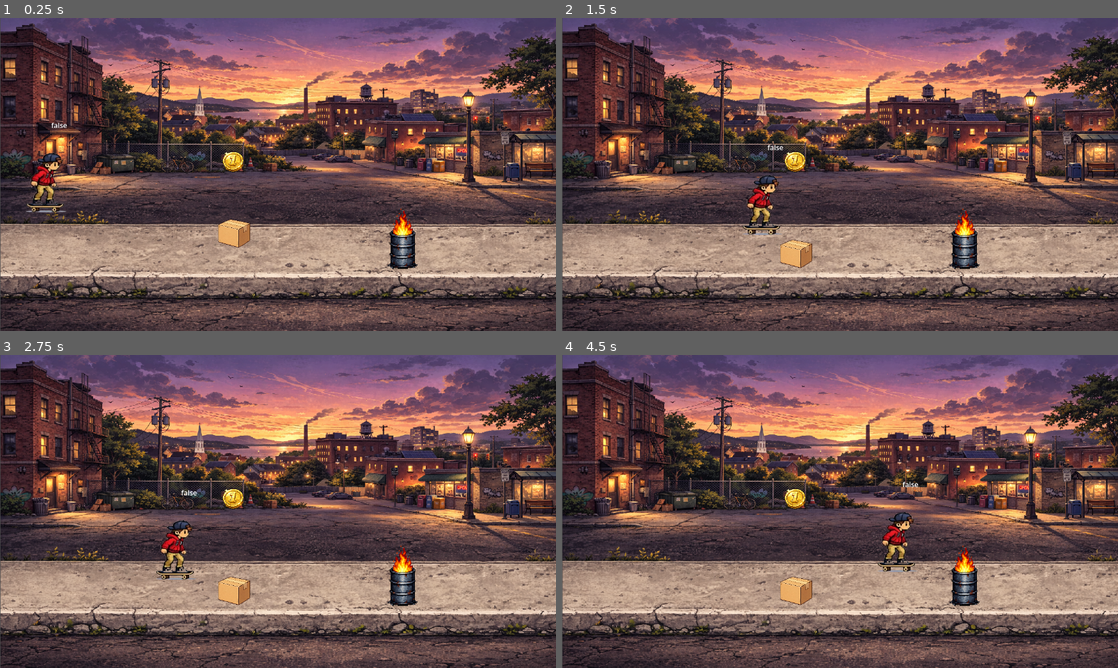
Above: before the commit, frames 1-4 (two rows, left to right).
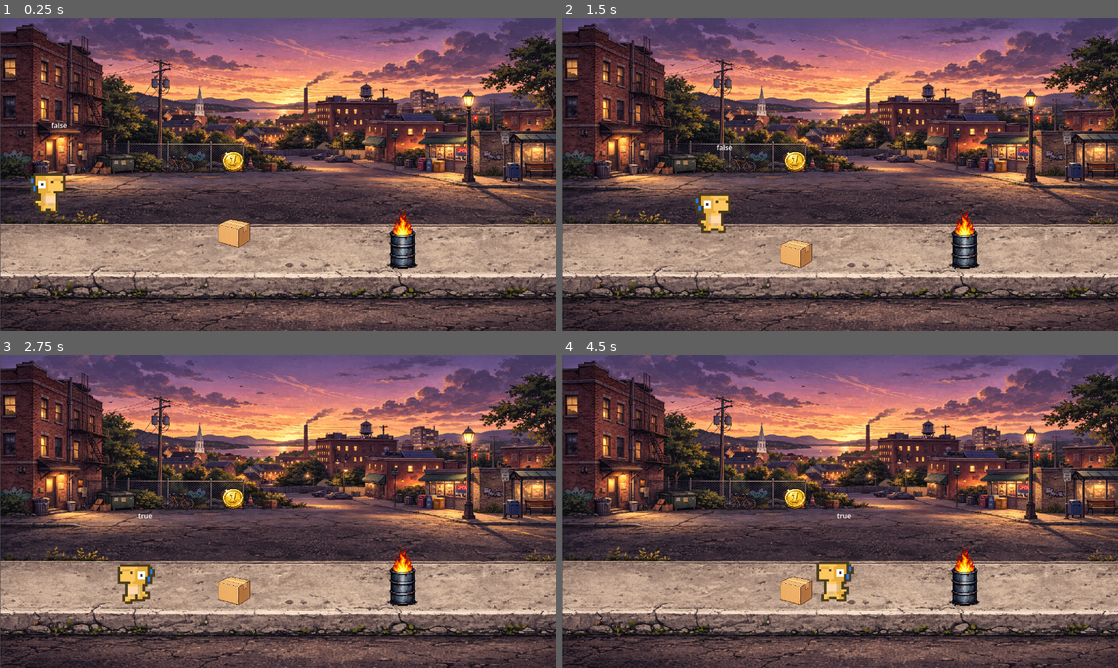
Above: after the commit, the same moments.

Repository: CCV-JamesNye/Game-Programming
Game: Godot game, scene res://Skater_Scroller.tscn
The game is run twice, just before and just after one commit, with the same random seed, the same clock (stepped at 60 frames per second) and the same inputs.
Inputs:
- Up to frame 1 (0.25 s): no input
- Up to frame 2 (1.5 s): hold Space (jump) 0.53-1.28 s; hold D (move_right) from 0.53 s (still down); tap Space (jump) at 1.35 s
- Up to frame 3 (2.75 s): tap Space (jump) at 1.52, 1.82 s; release D (move_right) at 2.03 s; hold A (move_left) from 2.03 s (still down); hold Space (jump) from 2.03 s (still down)
- Up to frame 4 (4.5 s): release A (move_left) at 2.78 s; release Space (jump) at 2.78 s; hold D (move_right) 2.78-4.28 s; tap Space (jump) at 2.85, 3.02, 3.32, 4.35 s; hold Space (jump) 3.53-4.28 s; hold A (move_left) from 4.28 s (still down)

The runs differ from the first frame. In frame 1, 0.9% of the frame differs, in the area x 4-12%, y 43-63%; in frame 2, 1.3%; in frame 3, 1.4%; in frame 4, 1.4%, in the area x 45-65%, y 40-79%.

Commit message:
player animation
this commit consists of adding a dino in and getting his walking and running animations in. changed his speed also.

Part of this commit has me trying to get skater-2 to work, as well. It didn't, so I moved onto putting in the dino for the sake of the assignment and understanding HOW to do the animation process and worrying about the art later.

also made sure dino would turn around when input left

Diff:
--- a/player-controller-prototype/Scripts/skater-character-body.gd
+++ b/player-controller-prototype/Scripts/skater-character-body.gd
@@ -3,9 +3,10 @@
 @onready var state_label: Label = $StateLabel
 
 #Speed
-@export var speed : float = 375
+@export var speed : float = 250
 @export var gravity : float = 980.0
 @export var jump_force : float = -400
+@onready var animated_sprite_2d: AnimatedSprite2D = $AnimatedSprite2D
 
 #Node enters scene tree
 func _ready() -> void:
@@ -32,6 +33,16 @@
 	if Input.is_action_pressed("move_left"):
 		direction.x -= 1
 
+	if direction != Vector2.ZERO:
+		animated_sprite_2d.play("run")
+		if direction.x <0:
+			animated_sprite_2d.flip_h = true
+		else:
+			animated_sprite_2d.flip_h = false
+	else:
+		animated_sprite_2d.play("idle")
+
+
 	velocity.x = direction.normalized().x * speed
 	move_and_slide()
 
--- a/player-controller-prototype/Skater_Scroller.tscn
+++ b/player-controller-prototype/Skater_Scroller.tscn
@@ -8,8 +8,7 @@
 [ext_resource type="Texture2D" uid="uid://7qec0m6eo6ik" path="res://Sprites/skater-nobackground.png" id="3_s1e06"]
 [ext_resource type="Script" uid="uid://dhha3cxule17j" path="res://area_2d.gd" id="4_1q155"]
 [ext_resource type="Texture2D" uid="uid://cga2b12olqdsi" path="res://environment/coin.png" id="5_4c7b1"]
-[ext_resource type="Texture2D" uid="uid://dui8yhvuuv4o6" path="res://Sprites/skater-idle-right.png" id="7_yra5w"]
-[ext_resource type="Texture2D" uid="uid://li41mluh3eoj" path="res://Sprites/skater-jump-right.png" id="8_qy5go"]
+[ext_resource type="Texture2D" uid="uid://dr2g2imidn253" path="res://Sprites/DinoSprites - tard.png" id="7_fvdt0"]
 
 [sub_resource type="WorldBoundaryShape2D" id="WorldBoundaryShape2D_u302n"]
 
@@ -21,76 +20,82 @@
 size = Vector2(74, 64)
 
 [sub_resource type="RectangleShape2D" id="RectangleShape2D_2cmkh"]
-size = Vector2(92, 157.5)
+size = Vector2(92, 96.5)
+
+[sub_resource type="AtlasTexture" id="AtlasTexture_yra5w"]
+atlas = ExtResource("7_fvdt0")
+region = Rect2(0, 0, 24, 24)
+
+[sub_resource type="AtlasTexture" id="AtlasTexture_qy5go"]
+atlas = ExtResource("7_fvdt0")
+region = Rect2(24, 0, 24, 24)
 
 [sub_resource type="AtlasTexture" id="AtlasTexture_2pwnx"]
-atlas = ExtResource("7_yra5w")
-region = Rect2(0, 0, 102, 408)
+atlas = ExtResource("7_fvdt0")
+region = Rect2(48, 0, 24, 24)
 
 [sub_resource type="AtlasTexture" id="AtlasTexture_ekyim"]
-atlas = ExtResource("7_yra5w")
-region = Rect2(102, 0, 102, 408)
+atlas = ExtResource("7_fvdt0")
+region = Rect2(72, 0, 24, 24)
+
+[sub_resource type="AtlasTexture" id="AtlasTexture_fvdt0"]
+atlas = ExtResource("7_fvdt0")
+region = Rect2(408, 0, 24, 24)
+
+[sub_resource type="AtlasTexture" id="AtlasTexture_axbyi"]
+atlas = ExtResource("7_fvdt0")
+region = Rect2(432, 0, 24, 24)
+
+[sub_resource type="AtlasTexture" id="AtlasTexture_amekx"]
+atlas = ExtResource("7_fvdt0")
+region = Rect2(480, 0, 24, 24)
+
+[sub_resource type="AtlasTexture" id="AtlasTexture_fv3ym"]
+atlas = ExtResource("7_fvdt0")
+region = Rect2(504, 0, 24, 24)
+
+[sub_resource type="AtlasTexture" id="AtlasTexture_voqv2"]
+atlas = ExtResource("7_fvdt0")
+region = Rect2(528, 0, 24, 24)
 
 [sub_resource type="AtlasTexture" id="AtlasTexture_bpwxn"]
-atlas = ExtResource("7_yra5w")
-region = Rect2(204, 0, 102, 408)
+atlas = ExtResource("7_fvdt0")
+region = Rect2(96, 0, 24, 24)
 
 [sub_resource type="AtlasTexture" id="AtlasTexture_fhasf"]
-atlas = ExtResource("7_yra5w")
-region = Rect2(306, 0, 102, 408)
+atlas = ExtResource("7_fvdt0")
+region = Rect2(120, 0, 24, 24)
 
 [sub_resource type="AtlasTexture" id="AtlasTexture_n0cra"]
-atlas = ExtResource("7_yra5w")
-region = Rect2(408, 0, 102, 408)
+atlas = ExtResource("7_fvdt0")
+region = Rect2(144, 0, 24, 24)
 
 [sub_resource type="AtlasTexture" id="AtlasTexture_togbu"]
-atlas = ExtResource("7_yra5w")
-region = Rect2(510, 0, 102, 408)
+atlas = ExtResource("7_fvdt0")
+region = Rect2(168, 0, 24, 24)
 
 [sub_resource type="AtlasTexture" id="AtlasTexture_f53ba"]
-atlas = ExtResource("8_qy5go")
-region = Rect2(0, 0, 102, 408)
+atlas = ExtResource("7_fvdt0")
+region = Rect2(192, 0, 24, 24)
 
 [sub_resource type="AtlasTexture" id="AtlasTexture_xmp0i"]
-atlas = ExtResource("8_qy5go")
-region = Rect2(102, 0, 102, 408)
-
-[sub_resource type="AtlasTexture" id="AtlasTexture_axbyi"]
-atlas = ExtResource("8_qy5go")
-region = Rect2(204, 0, 102, 408)
-
-[sub_resource type="AtlasTexture" id="AtlasTexture_amekx"]
-atlas = ExtResource("8_qy5go")
-region = Rect2(306, 0, 102, 408)
-
-[sub_resource type="AtlasTexture" id="AtlasTexture_fv3ym"]
-atlas = ExtResource("8_qy5go")
-region = Rect2(408, 0, 102, 408)
-
-[sub_resource type="AtlasTexture" id="AtlasTexture_voqv2"]
-atlas = ExtResource("8_qy5go")
-region = Rect2(510, 0, 102, 408)
-
-[sub_resource type="SpriteFrames" id="SpriteFrames_cau68"]
+atlas = ExtResource("7_fvdt0")
+region = Rect2(216, 0, 24, 24)
+
+[sub_resource type="SpriteFrames" id="SpriteFrames_axbyi"]
 animations = [{
 "frames": [{
 "duration": 1.0,
+"texture": SubResource("AtlasTexture_yra5w")
+}, {
+"duration": 1.0,
+"texture": SubResource("AtlasTexture_qy5go")
+}, {
+"duration": 1.0,
 "texture": SubResource("AtlasTexture_2pwnx")
 }, {
 "duration": 1.0,
 "texture": SubResource("AtlasTexture_ekyim")
-}, {
-"duration": 1.0,
-"texture": SubResource("AtlasTexture_bpwxn")
-}, {
-"duration": 1.0,
-"texture": SubResource("AtlasTexture_fhasf")
-}, {
-"duration": 1.0,
-"texture": SubResource("AtlasTexture_n0cra")
-}, {
-"duration": 1.0,
-"texture": SubResource("AtlasTexture_togbu")
 }],
 "loop": true,
 "name": &"idle",
@@ -98,10 +103,7 @@
 }, {
 "frames": [{
 "duration": 1.0,
-"texture": SubResource("AtlasTexture_f53ba")
-}, {
-"duration": 1.0,
-"texture": SubResource("AtlasTexture_xmp0i")
+"texture": SubResource("AtlasTexture_fvdt0")
 }, {
 "duration": 1.0,
 "texture": SubResource("AtlasTexture_axbyi")
@@ -117,7 +119,30 @@
 }],
 "loop": true,
 "name": &"jump",
-"speed": 5.5
+"speed": 7.0
+}, {
+"frames": [{
+"duration": 1.0,
+"texture": SubResource("AtlasTexture_bpwxn")
+}, {
+"duration": 1.0,
+"texture": SubResource("AtlasTexture_fhasf")
+}, {
+"duration": 1.0,
+"texture": SubResource("AtlasTexture_n0cra")
+}, {
+"duration": 1.0,
+"texture": SubResource("AtlasTexture_togbu")
+}, {
+"duration": 1.0,
+"texture": SubResource("AtlasTexture_f53ba")
+}, {
+"duration": 1.0,
+"texture": SubResource("AtlasTexture_xmp0i")
+}],
+"loop": true,
+"name": &"run",
+"speed": 10.0
 }]
 
 [sub_resource type="CircleShape2D" id="CircleShape2D_2cmkh"]
@@ -181,7 +206,7 @@
 texture = ExtResource("3_s1e06")
 
 [node name="CollisionShape2D" type="CollisionShape2D" parent="Player" unique_id=1193687925]
-position = Vector2(-3, -78.25)
+position = Vector2(-3, -47.75)
 shape = SubResource("RectangleShape2D_2cmkh")
 
 [node name="StateLabel" type="Label" parent="Player" unique_id=1294267890]
@@ -191,13 +216,13 @@
 offset_bottom = -191.0
 text = "State"
 
-[node name="AnimatedSkater" type="AnimatedSprite2D" parent="Player" unique_id=636720307]
-texture_filter = 1
-position = Vector2(-0.9999981, -85)
-scale = Vector2(1.0196271, 1.0196271)
-sprite_frames = SubResource("SpriteFrames_cau68")
+[node name="AnimatedSprite2D" type="AnimatedSprite2D" parent="Player" unique_id=1234360303]
+position = Vector2(0.9999962, -51.000004)
+scale = Vector2(5.75, 5.75)
+sprite_frames = SubResource("SpriteFrames_axbyi")
 animation = &"jump"
-frame_progress = 0.69547266
+autoplay = "idle"
+frame_progress = 0.45447084
 
 [node name="Area2D" type="Area2D" parent="." unique_id=2040977948]
 position = Vector2(537, 335)
Binary file added: player-controller-prototype/Sprites/DinoSprites - tard.png
Not shown, added: player-controller-prototype/Sprites/DinoSprites - tard.png.import
Binary file added: player-controller-prototype/Sprites/skater-2-idle.png
Not shown, added: player-controller-prototype/Sprites/skater-2-idle.png.import
Binary file added: player-controller-prototype/Sprites/skater-2-ollie.png
Not shown, added: player-controller-prototype/Sprites/skater-2-ollie.png.import
